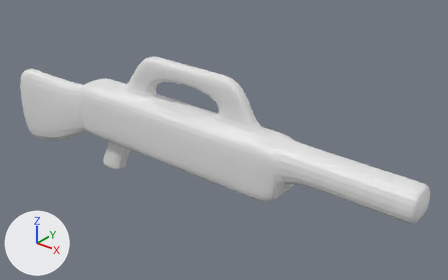
Renders of the Blender file assets/character/character.blend from each side of a commit.
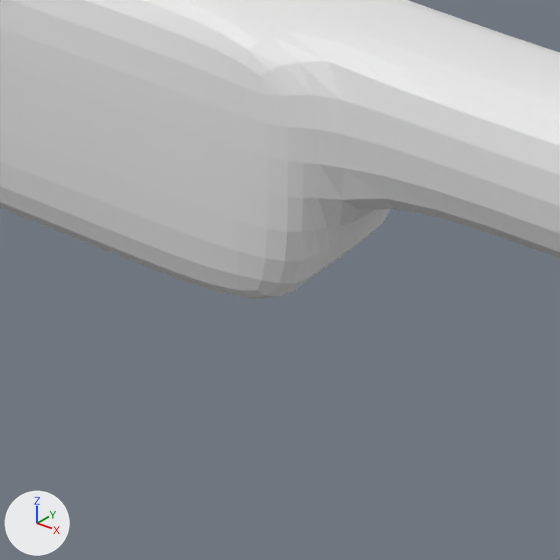
Each version is shown whole from a 50 mm lens placed at (16.42, -13.91, 9.08), pointed at (4.45, 1.04, -0.19), then close up on the part from 48% to 73% of the width and 51% to 91% of the height. Lighting does not change. The marker at lower left points along +X, +Y and +Z.
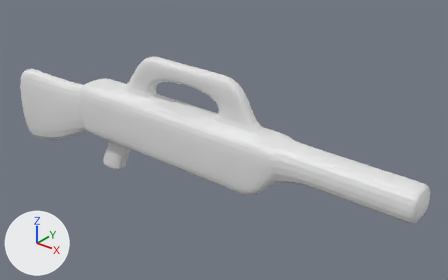
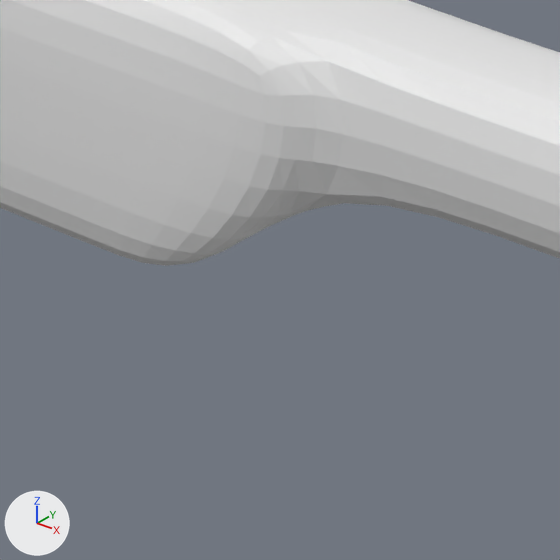
What differs and where, as boxes [x1, y1, x2, y2] in the close-ups (560 x 560 px; the box of a moved part takes in the faces that stretch with it):
'Cube', reshaped: before [0, 0, 560, 299]; after [0, 0, 560, 266]
part 1 of me_cube_001, moved or reshaped: before [0, 96, 390, 299]; after [0, 96, 343, 266]

The edits, one by one:
me_cube_001 has 192 vertices, 192 faces and spans x -5.6..11.9, y -0.7..0.7, z -2.6..2.6.
me_cube_001 is used by ob_cube; location (0.009, 0.106, -0.004).
me_cube_001 part 1: all 10 vertices in x 6.4..7.6, y -0.7..0.7, z -1.0 are scaled about their middle by (0.559, 1, 1), then moved by (-0.6, 0.0, 0.0).
